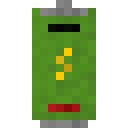
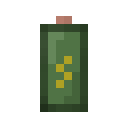
Layer changes from the first 128x128 image to the second:
removed layer "Background" over (32, 0, 96, 128)
added layer "Layer #1" above "Layer" over (56, 56, 72, 88)
added layer "Layer" over (40, 16, 88, 112)
